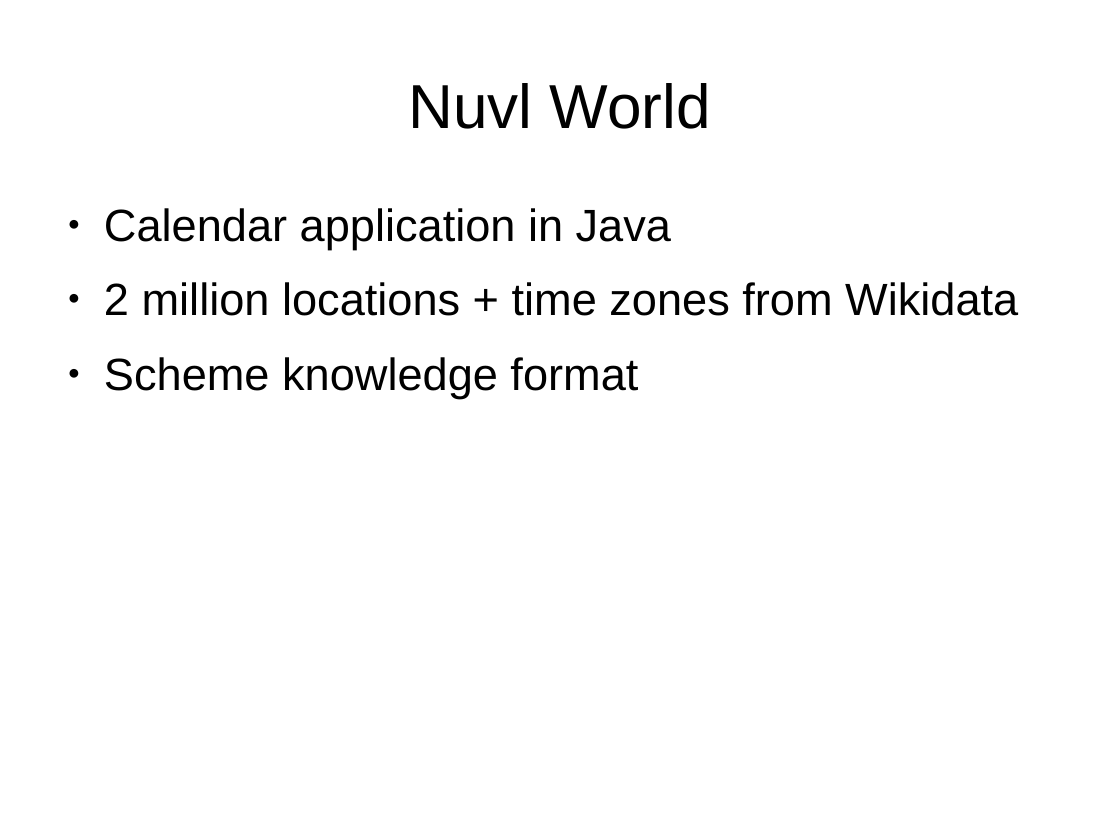
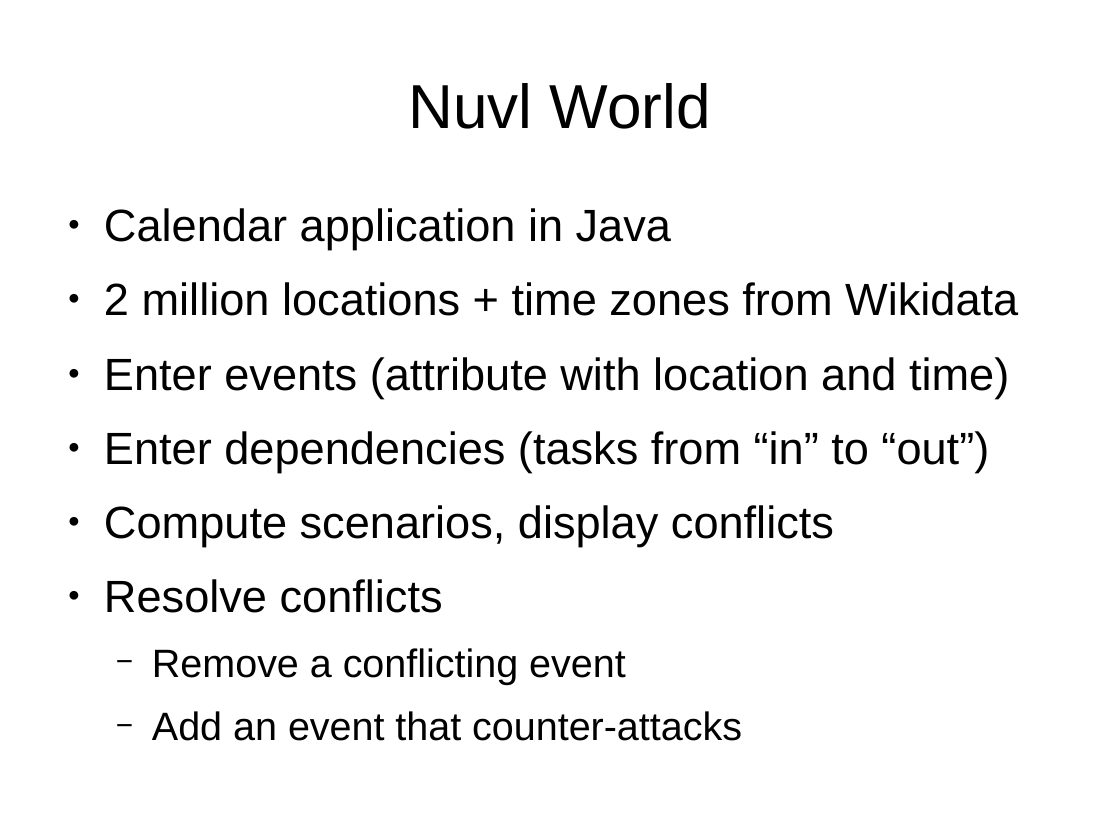
Before and after one commit to jefft0/nuvlworld, a slide deck: slide 10 of doc/Argumentation in Nuvl.odp (slide 6 before the commit). Drawn at 1120x840 pixels with LibreOffice and Linux fonts; fonts in the diff are those of the drawing. Boxes give left, top, right and bottom in pixels: in the first picture for what was removed or moved away, otherwise in the second. Text is boxed around its words. In the diff, an @@ line names an element or a change of style, - is before the commit and + after.

Commit message:
doc: First draft of Argumentation in Nuvl presentation.

```diff
--- a/doc/Argumentation in Nuvl.odp
+++ b/doc/Argumentation in Nuvl.odp
@@ text at box(104, 357, 1009, 741): text changed @@
-● Scheme knowledge format
+● Enter events (attribute with location and time)
+● Enter dependencies (tasks from “in” to “out”)
+● Compute scenarios, display conflicts
+● Resolve conflicts
+  − Remove a conflicting event
+  − Add an event that counter-attacks
```
Also in this commit, not shown: 2 other slides changed, 8 slides added, 4 slides removed.
